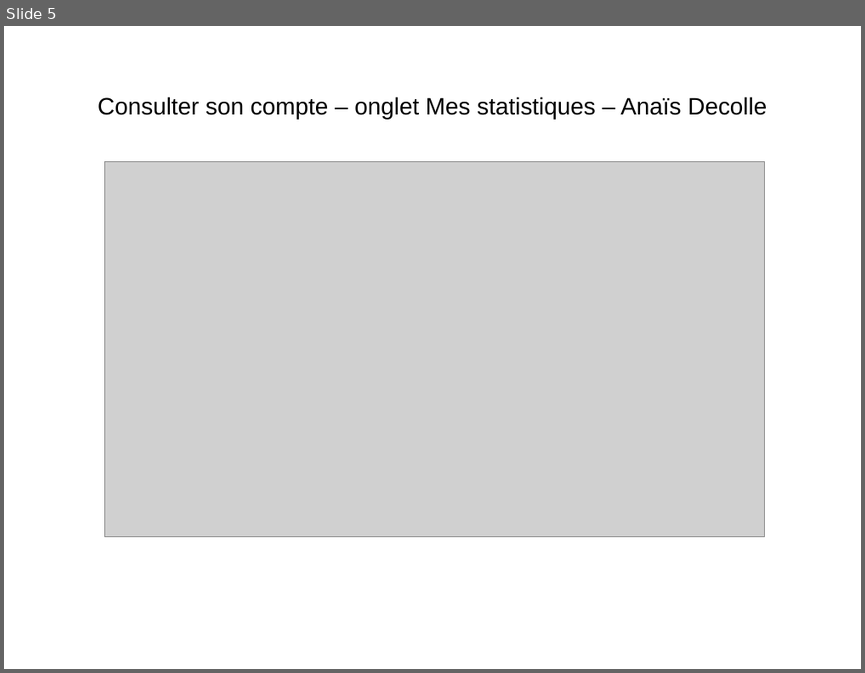
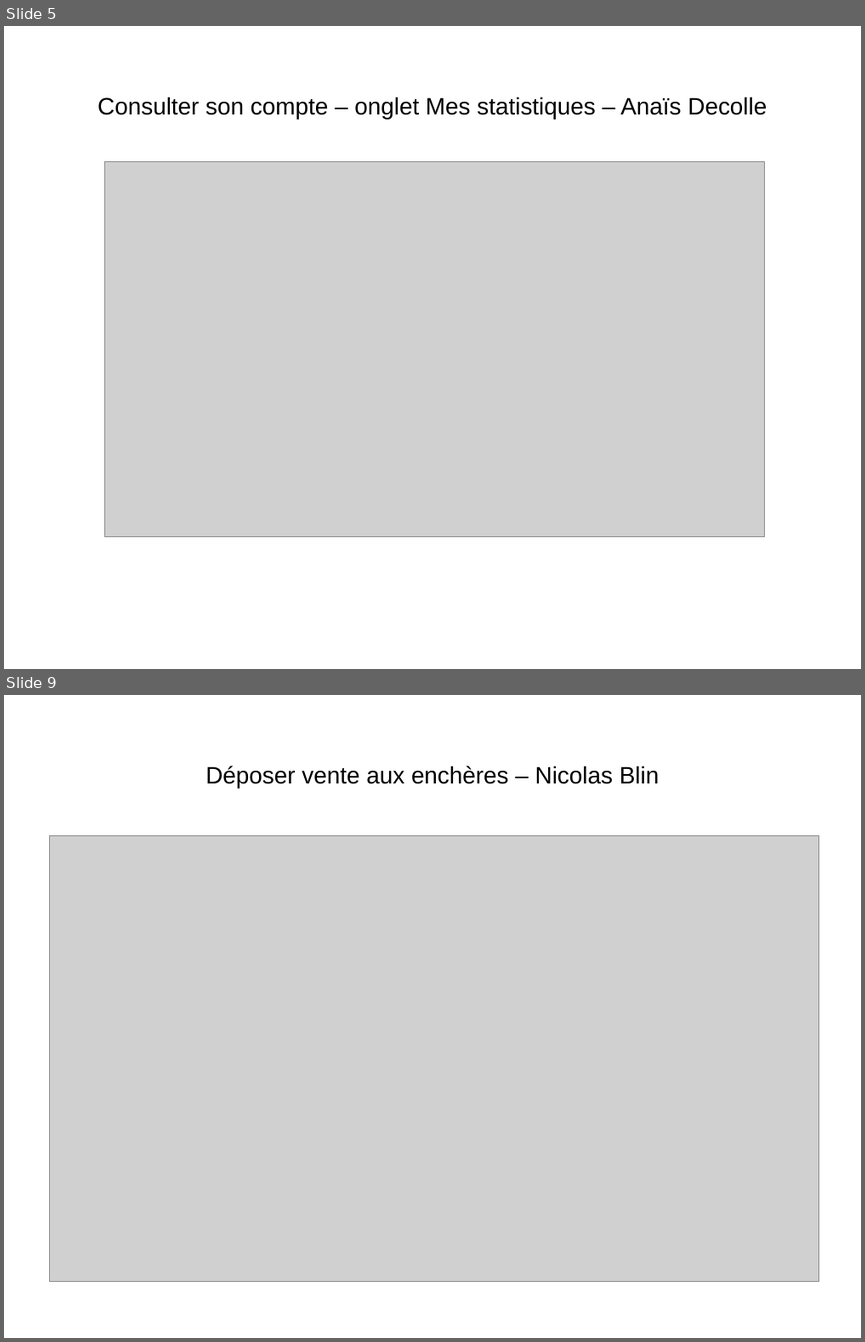
Before and after one commit to DecolleAnais/E-March-, a slide deck: captures/diapo_captures.odp. Shown one above the other, each under a label of ours: slide 5 before the commit, slides 5 and 9 after it; the slides between them are not shown. The pictures are 865x673 and 865x1342 pixels, drawn with LibreOffice and Linux fonts; fonts in the diff are those of the drawing; grey boxes stand for pictures. Boxes give left, top, right and bottom in pixels: in the first picture for what was removed or moved away, otherwise in the second. Text is boxed around its words. In the diff, an @@ line names an element or a change of style, - is before the commit and + after.

```diff
--- a/captures/diapo_captures.odp
+++ b/captures/diapo_captures.odp
@@ slide 9 added at [4,695,861,1338], background #FFFFFF @@
@@ title added at [205,766,659,788], 22 pt, text #000000 @@
+Déposer vente aux enchères – Nicolas Blin
@@ picture added at [50,836,820,1281] @@
```
Also in this commit, not shown: 2 slides changed, 2 other slides added, 4 other files.
